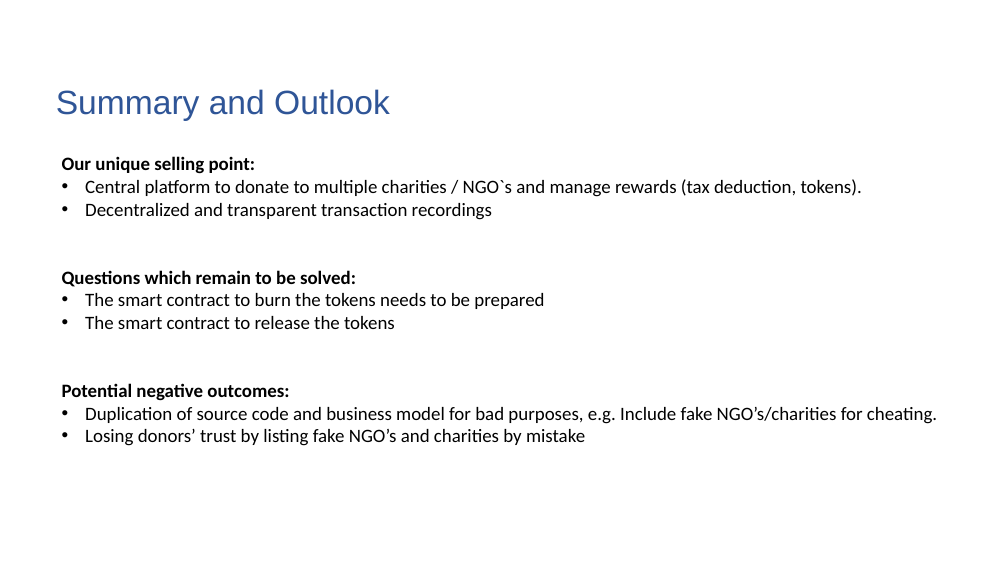
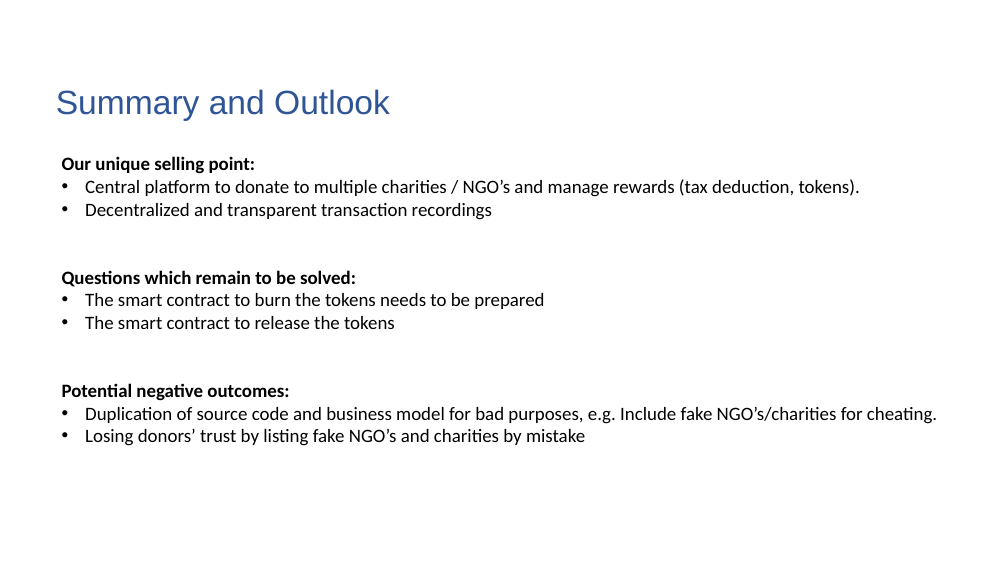
Before and after one commit to kellenberger/ABitOfCharity, a slide deck: slide 5 of presentation/ABitOfCharity_Presentation.pptx. Drawn at 1008x567 pixels with LibreOffice and Linux fonts; fonts in the diff are those of the drawing; background and template pictures are left out. Boxes give left, top, right and bottom in pixels: in the first picture for what was removed or moved away, otherwise in the second. Text is boxed around its words. In the diff, an @@ line names an element or a change of style, - is before the commit and + after.

```diff
--- a/presentation/ABitOfCharity_Presentation.pptx
+++ b/presentation/ABitOfCharity_Presentation.pptx
@@ text at bbox=[85, 179, 860, 197]: text changed @@
-• Central platform to donate to multiple charities / NGO`s and manage rewards (tax deduction, tokens).
+• Central platform to donate to multiple charities / NGO’s and manage rewards (tax deduction, tokens).
```
Also in this commit, not shown: 1 other slide changed.
